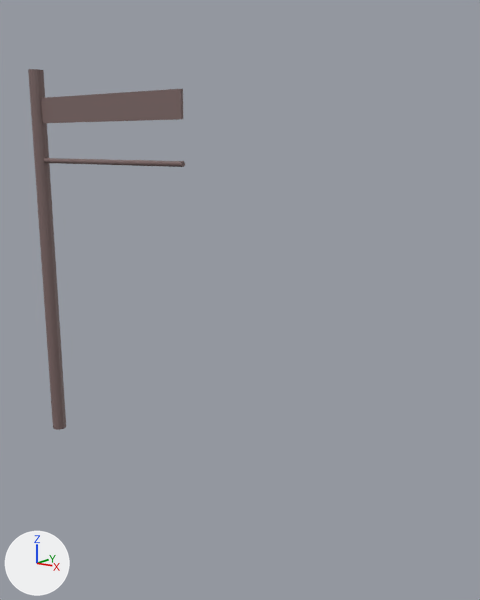
A saved change to the Blender file U-Line/Structure/kasen_ichinoko_bridge.blend.
Before and after are seen from a 50 mm lens placed at (9.76, -8.74, 5.35), pointed at (2.66, 0.43, 2.63). Arrows for +X, +Y and +Z are at lower left; the lights stay in place.

The first picture shows '円柱', '円柱.001', '立方体'.
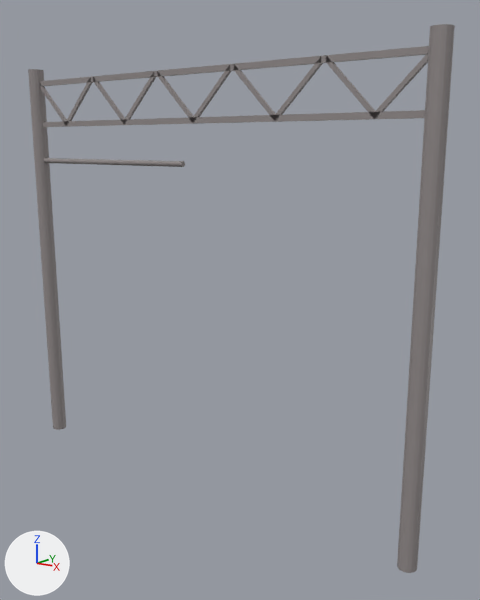
Where the newer file only moved an object's origin or applied its transform, the numbers keep the older frame.

Edits to the bpy script that builds the scene:
```text
Change mat_kasen:
    mat_kasen.base_color: (0.199, 0.134, 0.13) -> (0.277, 0.25, 0.249)  # brown #7b6665 -> grey #908989
Change me_立方体_001:
    where me_立方体_001.from_pydata(...)  # 8 vertices, 6 faces; spans x -1.0..1.0, y -1.0..1.0, z -1.0..1.0
    used by ob_立方体; location = (-0.25, 0.0, 6.0); scale = (2.0, 0.025, 0.25)
    me_立方体_001 part 1: the whole mesh is scaled about its middle by (2.12, 1, 0.2), then moved by (1.12, 0.0, -1.1)
Add me_立方体_005:
    me_立方体_005.from_pydata(...)  # 16 vertices, 12 faces; spans x -0.4..0.4, y -1.0..1.0, z -13.5..13.5
    me_立方体_005.materials.append(mat_kasen)  # grey #908989
Add me_立方体_003:
    me_立方体_003.from_pydata(...)  # a box spanning x -2.12..2.12, y -1.0..1.0, z -1.5..1.5
    me_立方体_003.materials.append(mat_kasen)  # grey #908989
Add ob_立方体_003:
    ob_立方体_003 = bpy.data.objects.new('立方体.003', me_立方体_005)
    ob_立方体_003.location = (-1.35, 0.0, 6.12)
    ob_立方体_003.scale = (2.0, 0.025, -0.0333)
    _m = ob_立方体_003.modifiers.new('配列', 'ARRAY')
    _m.count = 5
    _m.relative_offset_displace = (1.05, 0.0, 0.0)
Add ob_立方体_001:
    ob_立方体_001 = bpy.data.objects.new('立方体.001', me_立方体_003)
    ob_立方体_001.location = (2.0, 0.0, 6.53)
    ob_立方体_001.scale = (2.0, 0.025, 0.0333)
Add ob_円柱_002:
    ob_円柱_002 = bpy.data.objects.new('円柱.002', me_円柱.copy())  # the mesh of ob_円柱
    ob_円柱_002.location = (6.25, 0.0, 0.0)
```

Changed parts and their boxes (x1, y1, x2, y2) in the pictures (480 x 600 px):
'円柱.002', added: after (397, 24, 455, 573)
'立方体', recoloured, mesh rescaled (168% wider, 49% shorter): before (41, 89, 183, 123); after (43, 110, 425, 127)
'円柱', recoloured: (28, 69, 66, 430) in both
'立方体.003', added: after (40, 53, 428, 125)
'立方体.001', added: after (40, 46, 429, 86)
'円柱.001', recoloured: (44, 158, 185, 167) in both
